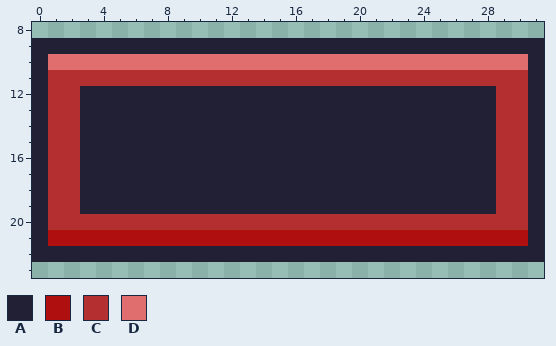
Pixel-art file -- Art/Gate.aseprite. That is the earlier state.
32x32 pixels, 1 frame. Shown: x 0..31, y 8..23.
Palette (. is transparent): A #222034  B #b00f0f  C #b42f2f  D #e06e6e
Pixels before, first column x 0:
 9 AAAAAAAAAAAAAAAAAAAAAAAAAAAAAAAA
10 ADDDDDDDDDDDDDDDDDDDDDDDDDDDDDDA
11 ACCCCCCCCCCCCCCCCCCCCCCCCCCCCCCA
12 ACCAAAAAAAAAAAAAAAAAAAAAAAAAACCA
13 ACCAAAAAAAAAAAAAAAAAAAAAAAAAACCA
14 ACCAAAAAAAAAAAAAAAAAAAAAAAAAACCA
15 ACCAAAAAAAAAAAAAAAAAAAAAAAAAACCA
16 ACCAAAAAAAAAAAAAAAAAAAAAAAAAACCA
17 ACCAAAAAAAAAAAAAAAAAAAAAAAAAACCA
18 ACCAAAAAAAAAAAAAAAAAAAAAAAAAACCA
19 ACCAAAAAAAAAAAAAAAAAAAAAAAAAACCA
20 ACCCCCCCCCCCCCCCCCCCCCCCCCCCCCCA
21 ABBBBBBBBBBBBBBBBBBBBBBBBBBBBBBA
22 AAAAAAAAAAAAAAAAAAAAAAAAAAAAAAAA
After the commit:
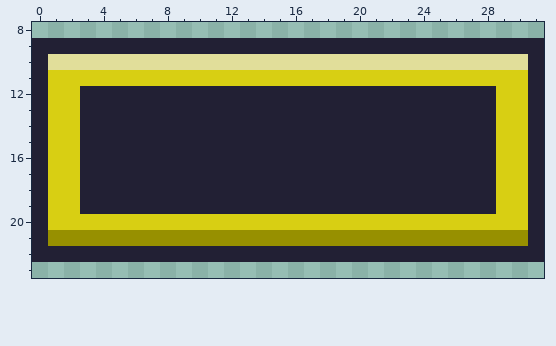
From old to new:
Colour B changes from #b00f0f to #979000.
Colour C changes from #b42f2f to #d8cf13.
Colour D changes from #e06e6e to #e1de9a.
